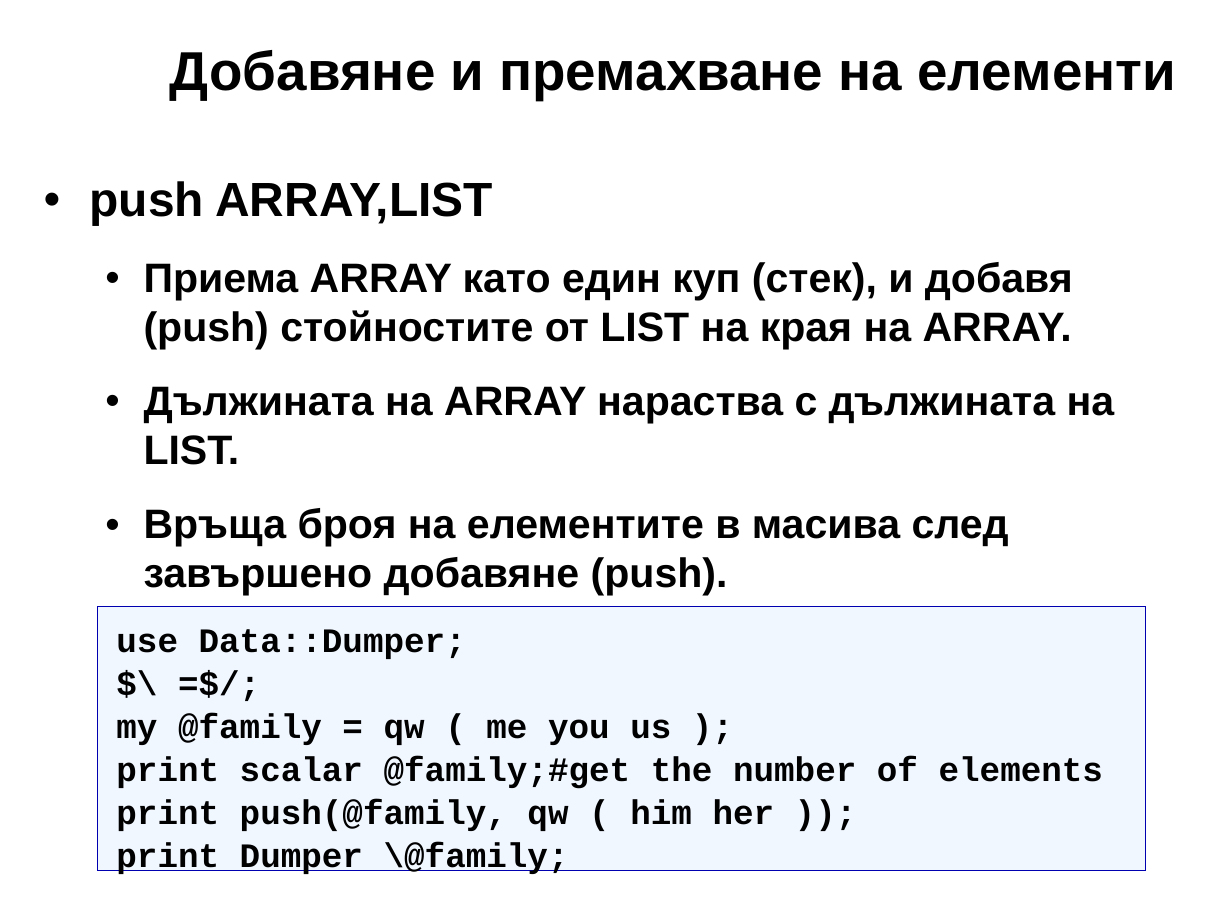
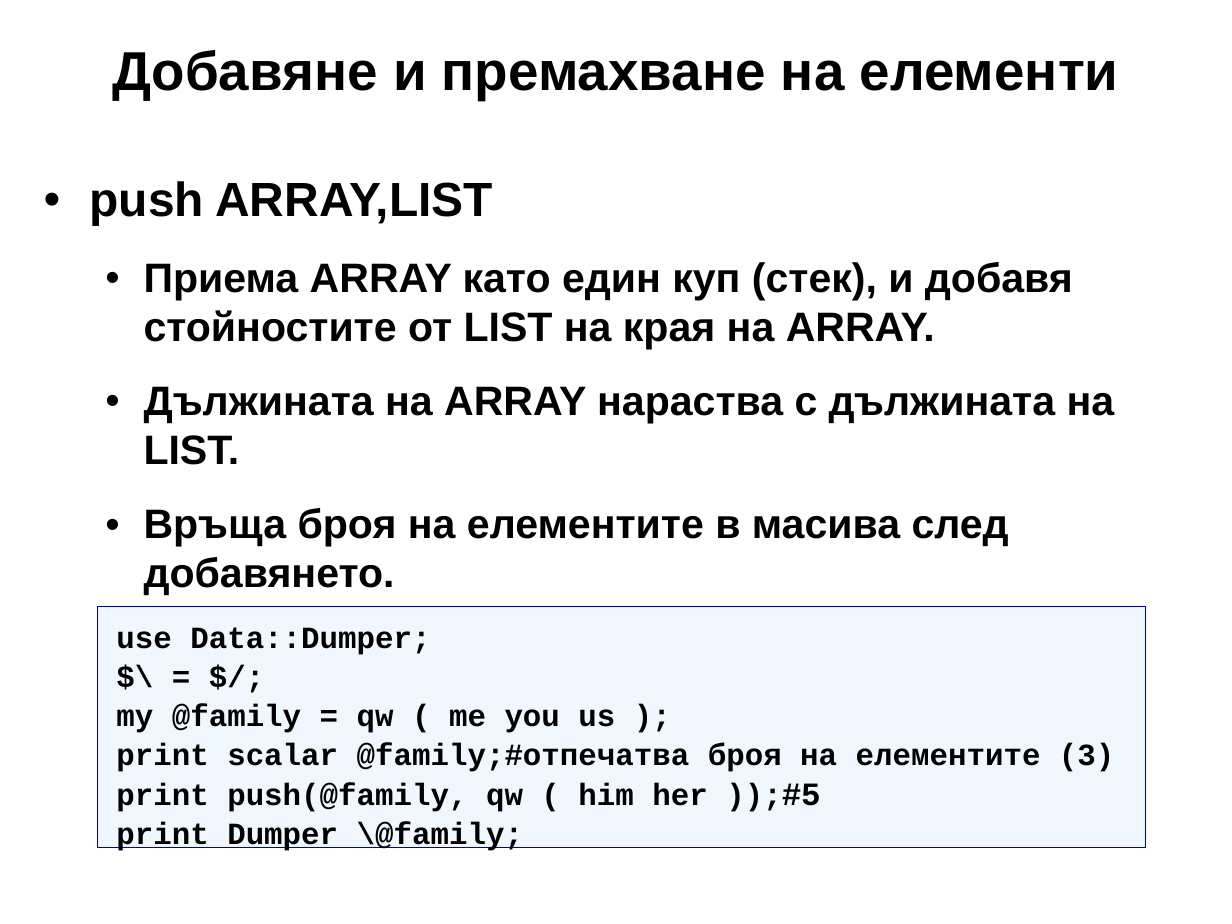
Before and after one commit to kberov/PerlProgrammingCourse, a slide deck: slide 11 of 03_list_and_arrays_bg.odp. Drawn at 1232x924 pixels with LibreOffice and Linux fonts; fonts in the diff are those of the drawing; background and template pictures are left out. Boxes give left, top, right and bottom in pixels: in the first picture for what was removed or moved away, otherwise in the second. Text is boxed around its words. In the diff, an @@ line names an element or a change of style, - is before the commit and + after.

```diff
--- a/03_list_and_arrays_bg.odp
+++ b/03_list_and_arrays_bg.odp
@@ title "Добавяне и премахване на елементи": place and size @@
-title "Добавяне и премахване на елементи" at (170, 50, 1176, 100)
+title "Добавяне и премахване на елементи" at (112, 50, 1119, 100)
@@ title "Добавяне и премахване на елементи" at (112, 50, 1119, 100): alignment left to centre @@
@@ text at (144, 262, 1073, 349): text changed @@
-  • Приема ARRAY като един куп (стек), и добавя (push) стойностите от LIST на края на ARRAY.
+  • Приема ARRAY като един куп (стек), и добавя стойностите от LIST на края на ARRAY.
@@ text at (144, 508, 1009, 596): text changed @@
-  • Връща броя на елементите в масива след завършено добавяне (push).
+  • Връща броя на елементите в масива след добавянето.
@@ text in rectangle at (97, 606, 1146, 848): text changed; size 20 to 18 pt @@
-$\ =$/;
+$\ = $/;
@@ rectangle "use Data::Dumper;": place and size @@
-rectangle "use Data::Dumper;" at (97, 606, 1146, 870)
+rectangle "use Data::Dumper;" at (97, 606, 1146, 848)
@@ text in rectangle at (116, 627, 615, 851): size 20 to 18 pt in "use Data::Dumper;", "my @family = qw ( me you ...", "print Dumper \@family;" @@
@@ text in rectangle at (116, 742, 1114, 812): text changed; size 20 to 18 pt @@
-print scalar @family;#get the number of elements
-print push(@family, qw ( him her ));
+print scalar @family;#отпечатва броя на елементите (3)
+print push(@family, qw ( him her ));#5
```
Also in this commit, not shown: 25 other slides changed, 1 other file.
